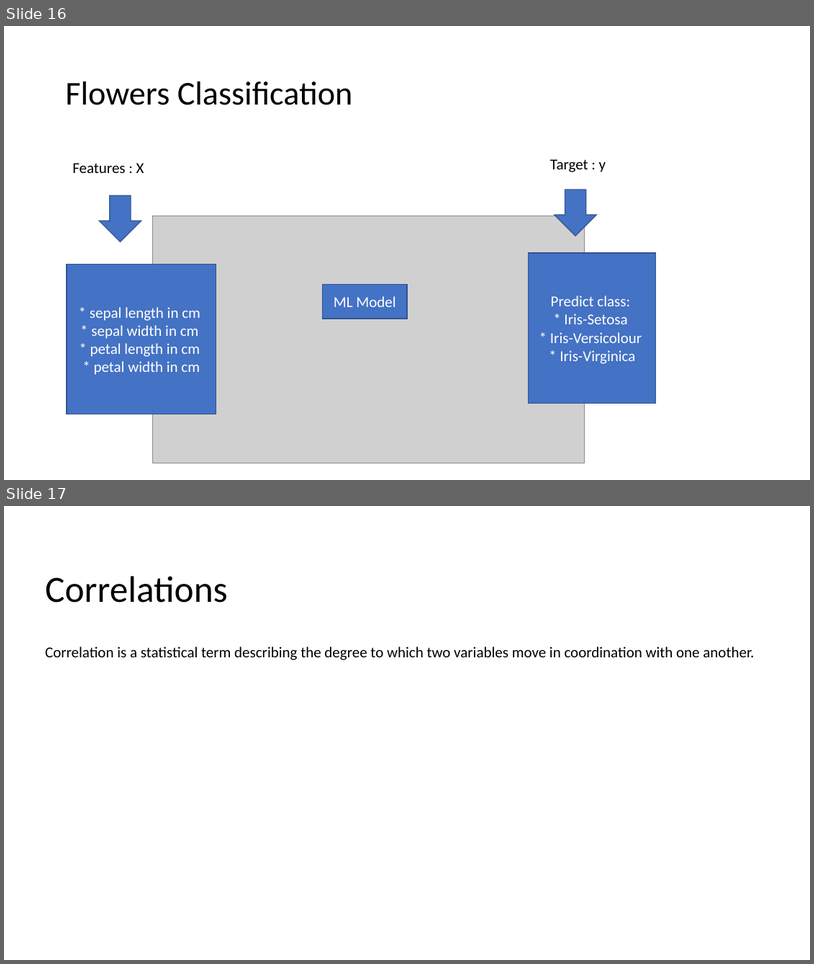
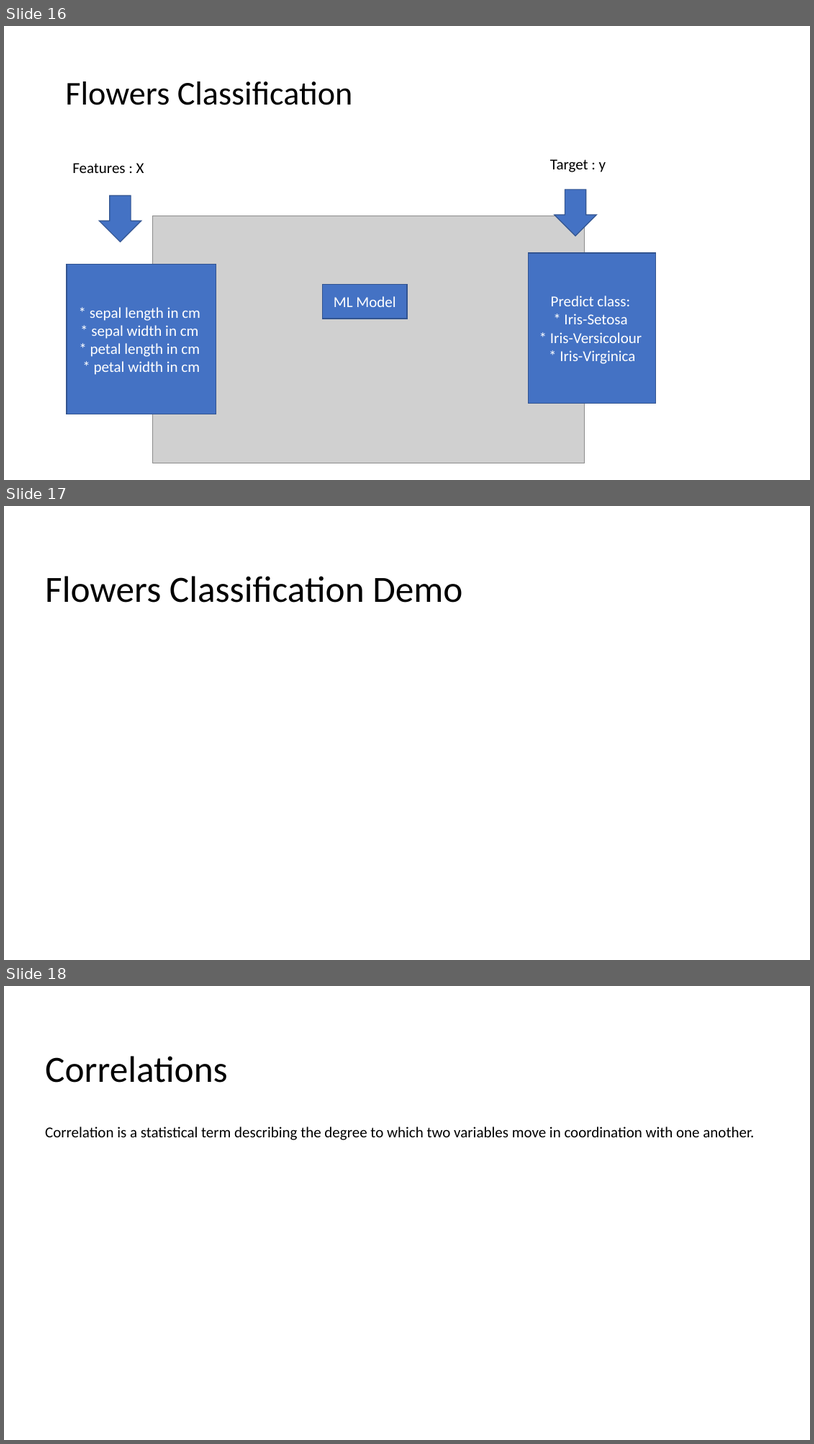
Before and after one commit to alfredofonseca/Python_ML_AFJ_DEMO, a slide deck: afj_ml_demo.pptx. Shown one above the other, each under a label of ours: slides 16 and 17 before the commit, slides 16, 17 and 18 after it. The pictures are 814x964 and 814x1444 pixels, drawn with LibreOffice and Linux fonts; fonts in the diff are those of the drawing; grey boxes stand for pictures. Boxes give left, top, right and bottom in pixels: in the first picture for what was removed or moved away, otherwise in the second. Text is boxed around its words. In the diff, an @@ line names an element or a change of style, - is before the commit and + after.

Commit message:
demo

```diff
--- a/afj_ml_demo.pptx
+++ b/afj_ml_demo.pptx
@@ slide 17 added at [4,506,810,960], background #FFFFFF @@
@@ title added at [45,576,463,602], 44 pt, text #000000 @@
+Flowers Classification Demo
@@ what was slide 17 is now slide 18 @@
```
Also in this commit, not shown: 1 other file.
